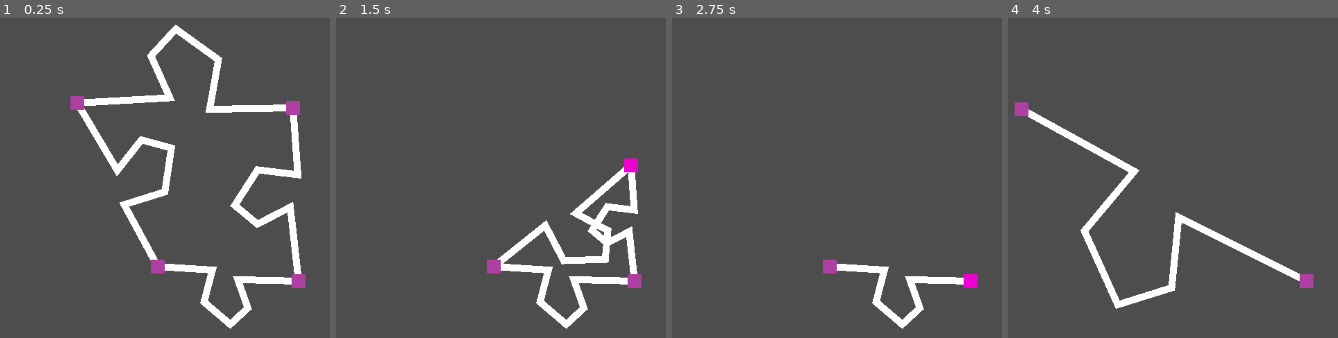
Above: before the commit, frames 1-4 (left to right).
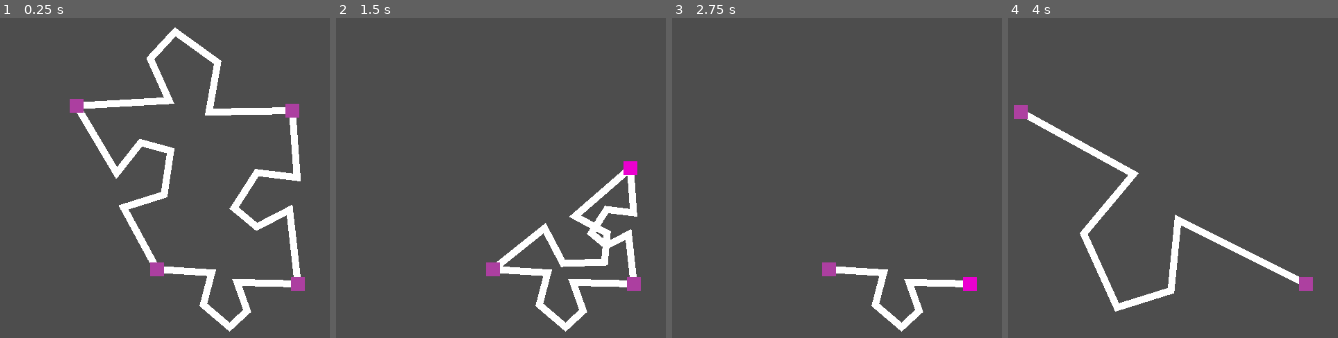
Above: after the commit, the same moments.

Repository: kreibaum/puzzle-shark
Game: Godot game, scene res://editor.tscn
Same seed, same stepped clock (60 frames per second), same inputs: the game is played once before the commit and once after it.
Inputs (mouse positions are in pixels of both pictures, inside the frame that each line leads up to):
- Up to frame 1 (0.25 s): no input
- Up to frame 2 (1.5 s): tap Enter at 0.5 s; drag from (411, 104) to (629, 107) at 0.52 s; tap Space at 1.25 s; drag from (629, 107) to (633, 280) at 1.27 s
- Up to frame 3 (2.75 s): tap Enter at 2 s; hold Mouse wheel down (ZoomIn, bound only after the commit) from 2.03 s (still down); click (969, 280) at 2.17 s; tap Mouse wheel up (ZoomOut, bound only after the commit) at 2.3 s
- Up to frame 4 (4 s): release Mouse wheel down (ZoomIn, bound only after the commit) at 2.75 s; tap Space at 2.75 s; drag from (1166, 267) to (1021, 107) at 2.77 s; tap Enter at 3.5 s; move the mouse to (outside the picture) at 3.52 s; hold Mouse wheel down (ZoomIn, bound only after the commit) from 3.53 s (still down); click (outside the picture) at 3.67 s; tap Mouse wheel up (ZoomOut, bound only after the commit) at 3.8 s

The runs differ from the first frame. In frame 1, 5.4% of the frame differs, in the area x 21-93%, y 2-99%; in frame 2, 3.1%; in frame 3, 1.3%; in frame 4, 2.9%.

Commit message:
Camera support

Diff:
--- a/Edge.gd
+++ b/Edge.gd
@@ -2,8 +2,6 @@
 
 @export var left_handle : DragDropHandle
 @export var right_handle : DragDropHandle
-
-@onready var edge_shape = $EdgeShape
 
 var template_points
 
@@ -24,13 +22,11 @@
 # Called to set up the edge in the correct position and then again whenever one
 # of the handles moves.
 func update_position():
-	var transformation_matrix = build_transformation_matrix()
-	print(self.template_points, transformation_matrix * self.template_points)
-	$EdgeShape.points = transformation_matrix * self.template_points
+	$EdgeShape.points = build_transformation_matrix() * self.template_points
 
 func build_transformation_matrix() -> Transform2D:
 	var left : Vector2 = template_points[0]
-	var right : Vector2 = template_points[edge_shape.get_point_count()-1]
+	var right : Vector2 = template_points[$EdgeShape.get_point_count()-1]
 
 	var baseline = right - left
 	var shape_length = baseline.length()
--- /dev/null
+++ b/PanCamera.gd
@@ -0,0 +1,25 @@
+extends Camera2D
+
+# Called when the node enters the scene tree for the first time.
+func _ready():
+	pass # Replace with function body.
+
+# Called every frame. 'delta' is the elapsed time since the previous frame.
+func _process(delta):
+	pass
+
+func _unhandled_input(event):
+	if event is InputEventMouseMotion:
+		if event.button_mask == MOUSE_BUTTON_MASK_MIDDLE:
+			self.position -= event.relative / self.zoom
+	elif event.is_action_pressed("ZoomIn"):
+		zoom_at_mouse(0.9)
+	elif event.is_action_pressed("ZoomOut"):
+		zoom_at_mouse(1.0/0.9)
+
+func zoom_at_mouse(zoom_change:float):
+	var mouse_old = get_global_mouse_position()
+	self.zoom *= zoom_change
+	var mouse_new = get_global_mouse_position()
+	var relative = mouse_new - mouse_old
+	self.position -= relative
--- a/editor.tscn
+++ b/editor.tscn
@@ -1,34 +1,41 @@
-[gd_scene load_steps=3 format=3 uid="uid://caibbyl7lcvdq"]
+[gd_scene load_steps=4 format=3 uid="uid://caibbyl7lcvdq"]
 
 [ext_resource type="PackedScene" uid="uid://cn3kxsu5ihpvc" path="res://drag_drop_handle.tscn" id="1_8a1gt"]
+[ext_resource type="Script" path="res://PanCamera.gd" id="1_8jika"]
 [ext_resource type="PackedScene" uid="uid://cd6yd5nld4ven" path="res://edge.tscn" id="1_a5pmm"]
 
 [node name="Node2D" type="Node2D"]
 
-[node name="Edge 1" parent="." node_paths=PackedStringArray("left_handle", "right_handle") instance=ExtResource("1_a5pmm")]
+[node name="Camera2D" type="Camera2D" parent="."]
+offset = Vector2(577, 320)
+script = ExtResource("1_8jika")
+
+[node name="PuzzleCanvas" type="Node2D" parent="."]
+
+[node name="Edge 1" parent="PuzzleCanvas" node_paths=PackedStringArray("left_handle", "right_handle") instance=ExtResource("1_a5pmm")]
 left_handle = NodePath("../Handle A")
 right_handle = NodePath("../Handle B")
 
-[node name="Edge 2" parent="." node_paths=PackedStringArray("left_handle", "right_handle") instance=ExtResource("1_a5pmm")]
+[node name="Edge 2" parent="PuzzleCanvas" node_paths=PackedStringArray("left_handle", "right_handle") instance=ExtResource("1_a5pmm")]
 left_handle = NodePath("../Handle C")
 right_handle = NodePath("../Handle B")
 
-[node name="Edge 3" parent="." node_paths=PackedStringArray("left_handle", "right_handle") instance=ExtResource("1_a5pmm")]
+[node name="Edge 3" parent="PuzzleCanvas" node_paths=PackedStringArray("left_handle", "right_handle") instance=ExtResource("1_a5pmm")]
 left_handle = NodePath("../Handle C")
 right_handle = NodePath("../Handle D")
 
-[node name="Edge 4" parent="." node_paths=PackedStringArray("left_handle", "right_handle") instance=ExtResource("1_a5pmm")]
+[node name="Edge 4" parent="PuzzleCanvas" node_paths=PackedStringArray("left_handle", "right_handle") instance=ExtResource("1_a5pmm")]
 left_handle = NodePath("../Handle A")
 right_handle = NodePath("../Handle D")
 
-[node name="Handle A" parent="." instance=ExtResource("1_8a1gt")]
+[node name="Handle A" parent="PuzzleCanvas" instance=ExtResource("1_8a1gt")]
 position = Vector2(322, 218)
 
-[node name="Handle B" parent="." instance=ExtResource("1_8a1gt")]
+[node name="Handle B" parent="PuzzleCanvas" instance=ExtResource("1_8a1gt")]
 position = Vector2(633, 225)
 
-[node name="Handle C" parent="." instance=ExtResource("1_8a1gt")]
+[node name="Handle C" parent="PuzzleCanvas" instance=ExtResource("1_8a1gt")]
 position = Vector2(641, 475)
 
-[node name="Handle D" parent="." instance=ExtResource("1_8a1gt")]
+[node name="Handle D" parent="PuzzleCanvas" instance=ExtResource("1_8a1gt")]
 position = Vector2(438, 454)
--- a/project.godot
+++ b/project.godot
@@ -15,6 +15,19 @@
 config/features=PackedStringArray("4.0", "GL Compatibility")
 config/icon="res://icon.svg"
 
+[input]
+
+ZoomOut={
+"deadzone": 0.5,
+"events": [Object(InputEventMouseButton,"resource_local_to_scene":false,"resource_name":"","device":-1,"window_id":0,"alt_pressed":false,"shift_pressed":false,"ctrl_pressed":false,"meta_pressed":false,"button_mask":0,"position":Vector2(0, 0),"global_position":Vector2(0, 0),"factor":1.0,"button_index":4,"pressed":false,"double_click":false,"script":null)
+]
+}
+ZoomIn={
+"deadzone": 0.5,
+"events": [Object(InputEventMouseButton,"resource_local_to_scene":false,"resource_name":"","device":-1,"window_id":0,"alt_pressed":false,"shift_pressed":false,"ctrl_pressed":false,"meta_pressed":false,"button_mask":0,"position":Vector2(0, 0),"global_position":Vector2(0, 0),"factor":1.0,"button_index":5,"pressed":false,"double_click":false,"script":null)
+]
+}
+
 [rendering]
 
 renderer/rendering_method="gl_compatibility"
